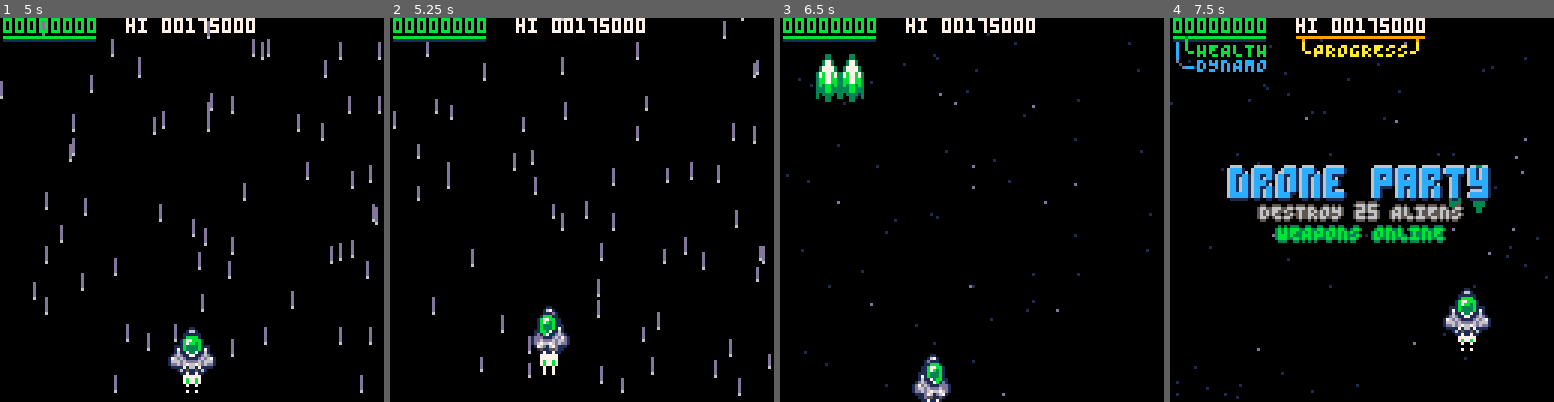
Above: before the commit, frames 1-4 (left to right).
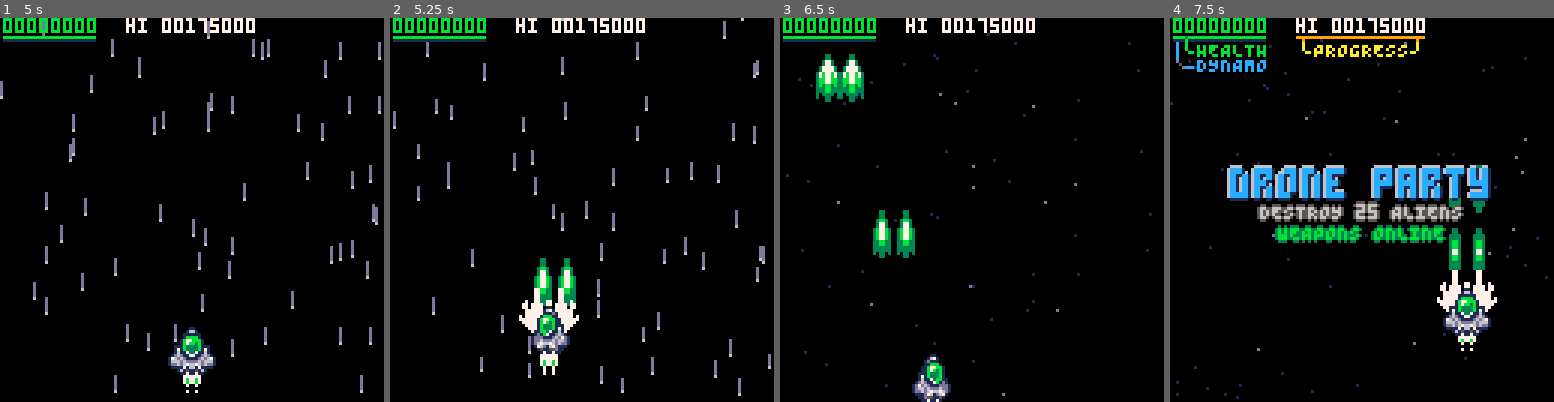
Above: after the commit, the same moments.

Repository: wimpysworld/antsy-alien-attack-pico
Game: PICO-8 cartridge main.p8
Same seed, same stepped clock (60 frames per second), same inputs: the game is played once before the commit and once after it.
Inputs:
- Up to frame 1 (5 s): tap X (X key) at 0.33, 1.07, 1.85, 2.97, 4.08 s; tap O (Z key) at 0.7, 1.7, 2.1, 2.5, 2.9, 3.3, 3.7, 4.1, 4.5, 4.9 s; hold Right 1.6-2.1 s; hold Up 2.15-2.42 s; hold Right 2.47-3.03 s; hold Left 3.08-3.58 s; hold Down 3.63-3.97 s; hold Right 4.02-4.68 s; hold Up from 4.73 s (still down)
- Up to frame 2 (5.25 s): release Up at 5.03 s; hold Left from 5.08 s (still down); tap X (X key) at 5.2 s
- Up to frame 3 (6.5 s): tap O (Z key) at 5.3, 5.7, 6.1 s; release Left at 5.68 s; hold Down 5.73-6.03 s; hold Right from 6.08 s (still down); tap X (X key) at 6.32 s
- Up to frame 4 (7.5 s): tap O (Z key) at 6.5, 6.9, 7.3 s; release Right at 6.58 s; hold Right 6.63-7.13 s; hold Up 7.18-7.45 s; tap X (X key) at 7.43 s

Frame 1 is identical in both runs. In frame 2, 1.5% of the frame differs, in the area x 33-50%, y 62-83%; in frame 3, 0.9%; in frame 4, 1.3%.

Commit message:
feat: either fire button work
Now there is no need for second button, use either for player firing.

Diff:
--- a/main.p8
+++ b/main.p8
@@ -1745,8 +1745,8 @@
     pl.x+=pl.vel_x
     pl.y+=pl.vel_y
 
-	  //fire lazer
-	  if btn(4,controller) then
+	  //fire rockets
+	  if btn(4,controller) or btn(5,controller) then
 	   if pl.shot_cooldown_timer<=0 and pl.shot_enabled then
 	    pl.shot_cooldown_timer=pl.shot_cooldown
 	    emit_rocket(pl.num)
